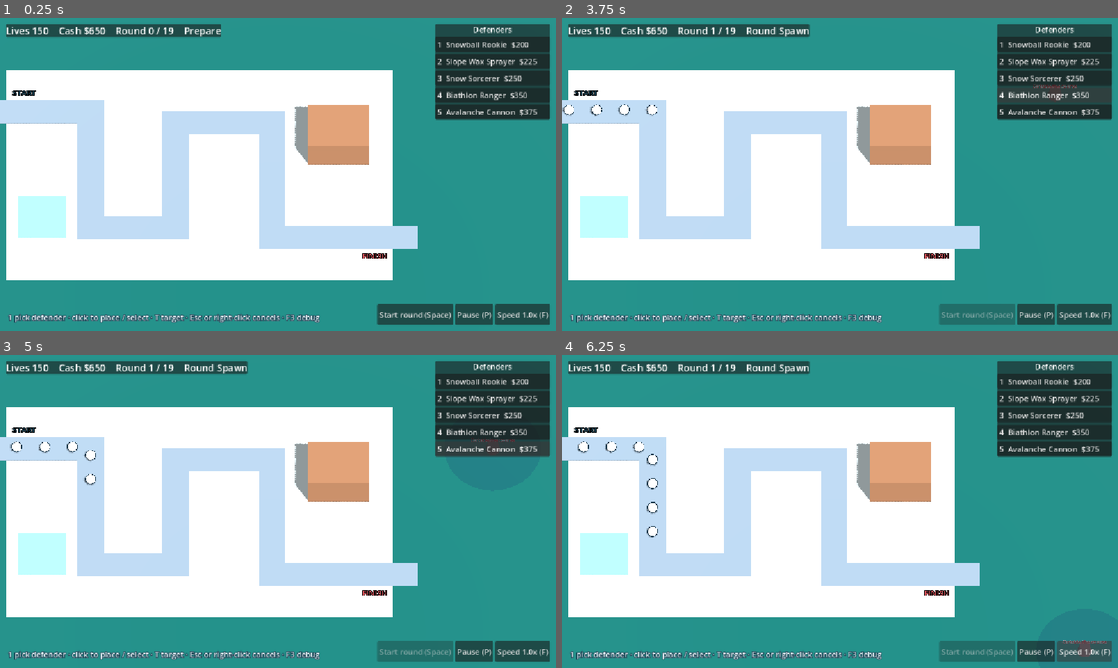
Above: before the commit, frames 1-4 (two rows, left to right).
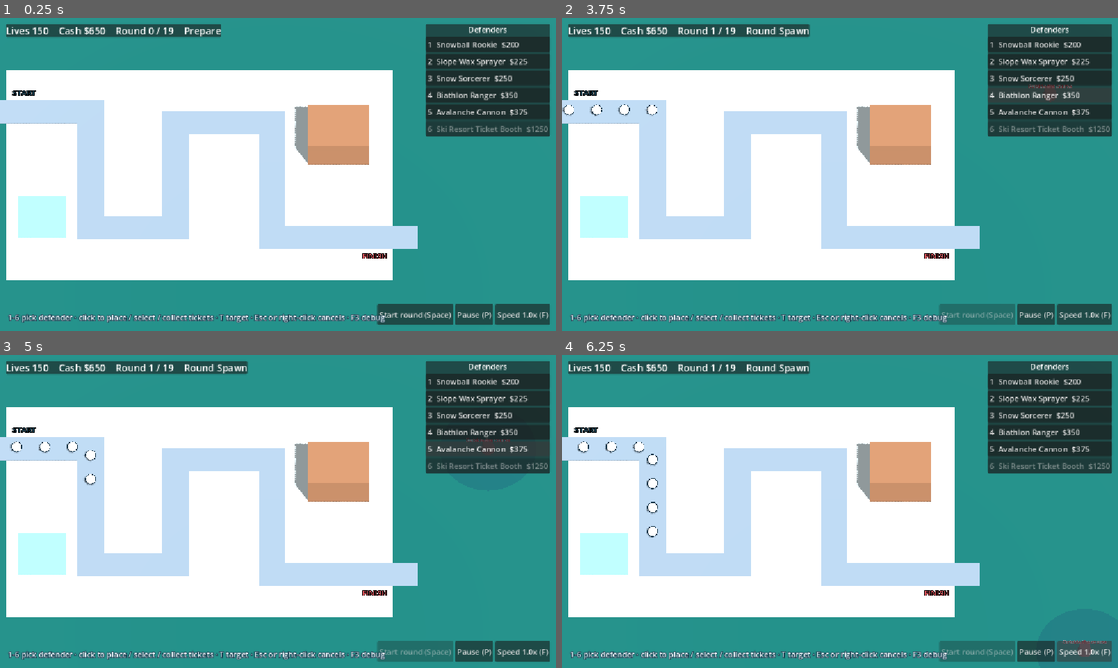
Above: after the commit, the same moments.

Repository: quentin-drucker/Claus-for-Alarm
Game: Godot game, scene res://scenes/main/match.tscn
The game is run twice, just before and just after one commit, with the same random seed, the same clock (stepped at 60 frames per second) and the same inputs.
Inputs:
- Up to frame 1 (0.25 s): no input
- Up to frame 2 (3.75 s): click "Start round (Space)" at 0.5 s; click "1 Snowball Rookie $200" at 1.25 s; click "2 Slope Wax Sprayer $225" at 2 s; click "3 Snow Sorcerer $250" at 2.75 s; click "4 Biathlon Ranger $350" at 3.5 s
- Up to frame 3 (5 s): click "5 Avalanche Cannon $375" at 4.25 s
- Up to frame 4 (6.25 s): click "Speed 1.0x (F)" at 5 s; click "Speed 2.0x (F)" at 5.75 s

The runs differ from the first frame. In frame 1, 4.0% of the frame differs, in the area x 2-99%, y 2-98%; in frame 2, 4.1%; in frame 3, 4.1%; in frame 4, 4.0%.

Commit message:
P08-T06/T07/T10: Ski Resort Ticket Booth - 4 pickups x $20 per round, click to collect, 15 s expiry, no targeting; all six towers in the shop; verified footprints (Sniper/Glue 6, Farm 15); M-10 base-stat report

Diff:
--- a/resources/heroes/camel_claus.tres
+++ b/resources/heroes/camel_claus.tres
@@ -15,9 +15,9 @@
 "projectile_count": "VERIFIED_SOURCE",
 "projectile_lifetime_s": "PROTOTYPE_ASSUMPTION",
 "projectile_speed_units": "PROTOTYPE_ASSUMPTION",
-"slow_factor": "NOT_APPLICABLE",
 "radius_units": "NOT_APPLICABLE",
-"slow_duration_s": "NOT_APPLICABLE"
+"slow_duration_s": "NOT_APPLICABLE",
+"slow_factor": "NOT_APPLICABLE"
 })
 
 [resource]
--- a/resources/towers/biathlon_ranger.tres
+++ b/resources/towers/biathlon_ranger.tres
@@ -236,10 +236,10 @@
 source_url = "https://teemo.dev/game-design/bloons-td-6/wiki/towers/sniper-monkey/"
 status = Dictionary[String, String]({
 "cash_per_pickup": "NOT_APPLICABLE",
-"footprint_units": "PROTOTYPE_ASSUMPTION",
+"footprint_units": "VERIFIED_SOURCE",
 "pickup_lifetime_s": "NOT_APPLICABLE",
 "pickups_per_round": "NOT_APPLICABLE",
 "price": "VERIFIED_SOURCE",
 "range_units": "NOT_APPLICABLE"
 })
-notes = "Base kit: M-10 (v56). footprint 6 copied from Dart; own footprint unverified. Global targeting with line of sight."
+notes = "Base kit: M-10 (v56). Footprint radius from the source page. Global targeting with line of sight."
--- a/resources/towers/ski_resort_ticket_booth.tres
+++ b/resources/towers/ski_resort_ticket_booth.tres
@@ -212,6 +212,7 @@
 source_tower = "Banana Farm"
 price = 1250
 upgrades = Array[ExtResource("3_ggmou")]([SubResource("Resource_080va"), SubResource("Resource_0tjqv"), SubResource("Re …(388 unchanged characters)…
+footprint_units = 15.0
 pickups_per_round = 4
 cash_per_pickup = 20
 pickup_lifetime_s = 15.0
@@ -219,10 +220,10 @@
 source_url = "https://teemo.dev/game-design/bloons-td-6/wiki/towers/banana-farm/"
 status = Dictionary[String, String]({
 "cash_per_pickup": "VERIFIED_SOURCE",
-"footprint_units": "PROTOTYPE_ASSUMPTION",
+"footprint_units": "VERIFIED_SOURCE",
 "pickup_lifetime_s": "VERIFIED_SOURCE",
 "pickups_per_round": "VERIFIED_SOURCE",
 "price": "VERIFIED_SOURCE",
 "range_units": "NOT_APPLICABLE"
 })
-notes = "Base kit: M-10 (v56). No attack. 4 pickups x $20 per round; pickups rot after 15 s (Long Life Bananas page: 'instead of 15')."
+notes = "Base kit: M-10 (v56). Footprint radius 15 from the source page. No attack. 4 pickups x $20 per round; pickups rot after 15 s (Long Life Bananas page: 'instead of 15')."
--- a/resources/towers/slope_wax_sprayer.tres
+++ b/resources/towers/slope_wax_sprayer.tres
@@ -238,10 +238,10 @@
 source_url = "https://teemo.dev/game-design/bloons-td-6/wiki/towers/glue-gunner/"
 status = Dictionary[String, String]({
 "cash_per_pickup": "NOT_APPLICABLE",
-"footprint_units": "PROTOTYPE_ASSUMPTION",
+"footprint_units": "VERIFIED_SOURCE",
 "pickup_lifetime_s": "NOT_APPLICABLE",
 "pickups_per_round": "NOT_APPLICABLE",
 "price": "VERIFIED_SOURCE",
 "range_units": "VERIFIED_SOURCE"
 })
-notes = "Base kit: M-10 (v56). footprint 6 copied from Dart; own footprint unverified. Wax slow duration not yet in data (GAP, needed at P06)."
+notes = "Base kit: M-10 (v56). Footprint radius from the source page. Wax duration 11 s is a PROTOTYPE_ASSUMPTION (not on the source page)."
--- a/scenes/main/match.gd
+++ b/scenes/main/match.gd
@@ -24,10 +24,11 @@
 ## Contact radius of a snowball for projectile hits (snowball mesh radius, metres).
 ## ponytail: one size for all five basic layers; per-type size when large specials arrive (P11).
 const HIT_RADIUS_M: float = 0.4
-## ponytail: only the Snowball Rookie attacks until P08 implements the other five base kits.
-const ARMED_TOWERS: Array[StringName] = [&"snowball_rookie", &"avalanche_cannon", &"biathlon_ranger", &"slope_wax_sprayer", &"snow_sorcerer"]
 const SHOT_MESH: SphereMesh = preload("res://scenes/main/shot_mesh.tres")
 const BURST_COLOR: Color = Color(1.0, 0.85, 0.6, 0.45)
+const PICKUP_COLOR: Color = Color("f9c96d")
+## Click distance that collects a ticket pickup (metres).
+const PICKUP_RADIUS_M: float = 0.6
 
 
 ## One flying projectile (simulation state; `node` is its placeholder visual).
@@ -42,6 +43,14 @@
 	## Entity ids already hit: a snowball keeps its id when a layer breaks, so one shot never hits it twice.
 	var hit: Dictionary[int, bool] = {}
 
+## One uncollected ticket pickup (simulation state; `node` is its placeholder visual).
+class Pickup:
+	var node: MeshInstance3D
+	var pos: Vector3
+	var value: int
+	var life: float
+	var source_id: int
+
 var state: State = State.BOOT
 ## Index of the current (or last finished) round in Content.rounds; -1 before round 1.
 var round_index: int = -1
@@ -53,12 +62,17 @@
 ## Live snowballs in spawn order (authoritative; nodes are freed after removal from this list).
 var snowballs: Array[Node3D] = []
 var shots: Array[Shot] = []
+## Ticket Booth income lying on the ground until collected or expired.
+var pickups: Array[Pickup] = []
 ## Tower type being placed (null = not placing).
 var placing: TowerDefinition
 var selected: Node3D
 var _next_id: int = 1
 var _schedule: Array = []
 var _spawn_cursor: int = 0
+## This round's ticket drops: [round time, booth, index], by time.
+var _drops: Array = []
+var _drop_cursor: int = 0
 var _round_time: float = 0.0
 var _shots_root: Node3D = Node3D.new()
 
@@ -75,7 +89,7 @@
 	clock.ticked.connect(_on_tick)
 	ledger = EconomyLedger.new(Content.rules.start_cash)
 	lives = Content.rules.start_lives
-	shop.assign(Content.towers.filter(func(t: TowerDefinition) -> bool: return t.id in ARMED_TOWERS))
+	shop.assign(Content.towers)
 	shop.sort_custom(func(a: TowerDefinition, b: TowerDefinition) -> bool: return a.price < b.price)
 	ghost.visible = false
 	_shots_root.name = "Shots"
@@ -121,7 +135,7 @@
 			if placing:
 				if try_place(placing, Vector2(hit.x, hit.z)):
 					cancel()
-			else:
+			elif not collect_at(hit):
 				select(tower_at(Vector2(hit.x, hit.z)))
 
 
@@ -142,6 +156,7 @@
 	_schedule = Content.rounds[round_index].schedule()
 	_spawn_cursor = 0
 	_round_time = 0.0
+	_plan_drops()
 	_set_state(State.ROUND_SPAWN)
 	Events.send(&"round_started", 0, 0, round_index + 1)
 	return true
@@ -181,6 +196,14 @@
 		while _spawn_cursor < _schedule.size() and _schedule[_spawn_cursor][0] <= _round_time + 1e-6:
 			_spawn(_schedule[_spawn_cursor][1])
 			_spawn_cursor += 1
+		while _drop_cursor < _drops.size() and _drops[_drop_cursor][0] <= _round_time + 1e-6:
+			_drop_pickup(_drops[_drop_cursor][1], _drops[_drop_cursor][2])
+			_drop_cursor += 1
+	for pickup: Pickup in pickups.duplicate():
+		pickup.life -= dt
+		if pickup.life <= 0.0:
+			_remove_pickup(pickup)
+			Events.send(&"pickup_expired", pickup.source_id, 0, pickup.value, pickup.pos)
 	for snowball: Node3D in snowballs.duplicate():
 		snowball.distance += snowball.current_speed() * GameDefinition.UNIT_M * dt
 		snowball.slow_left -= dt
@@ -401,6 +424,67 @@
 	changed.emit()
 
 
+# --- Ticket Booth income (P08-T06). ---
+
+## Each booth drops its pickups evenly over the round's spawn time.
+## ponytail: even spacing is a PROTOTYPE_ASSUMPTION; the source pages give no in-round timing.
+func _plan_drops() -> void:
+	_drops.clear()
+	_drop_cursor = 0
+	var duration: float = _schedule[-1][0] if not _schedule.is_empty() else 0.0
+	for tower: Node3D in towers_root.get_children():
+		for k: int in tower.pickups_per_round:
+			_drops.append([duration * (k + 0.5) / tower.pickups_per_round, tower, k])
+	_drops.sort_custom(func(a: Array, b: Array) -> bool: return a[0] < b[0] or (a[0] == b[0] and a[1].entity_id < b[1].entity_id))
+
+
+func _drop_pickup(booth: Node3D, k: int) -> void:
+	if not is_instance_valid(booth) or booth.get_parent() != towers_root:
+		return  # sold this round
+	var pickup: Pickup = Pickup.new()
+	var offset: float = booth.footprint().z + 0.3
+	pickup.pos = booth.position + Vector3(cos(k * 2.4), 0.0, sin(k * 2.4)) * offset
+	pickup.value = booth.cash_per_pickup
+	pickup.life = booth.pickup_lifetime_s
+	pickup.source_id = booth.entity_id
+	pickup.node = MeshInstance3D.new()
+	var box: BoxMesh = BoxMesh.new()
+	box.size = Vector3(0.35, 0.2, 0.35)
+	var material: StandardMaterial3D = StandardMaterial3D.new()
+	material.albedo_color = PICKUP_COLOR
+	material.emission_enabled = true
+	material.emission = PICKUP_COLOR * 0.4
+	box.material = material
+	pickup.node.mesh = box
+	pickup.node.position = pickup.pos + Vector3.UP * 0.15
+	_shots_root.add_child(pickup.node)
+	pickups.append(pickup)
+	Events.send(&"pickup_spawned", booth.entity_id, 0, pickup.value, pickup.pos)
+
+
+## Collects the pickup nearest to `point` within reach. Returns whether one was collected.
+func collect_at(point: Vector3) -> bool:
+	for pickup: Pickup in pickups:
+		if Vector2(pickup.pos.x - point.x, pickup.pos.z - point.z).length() <= PICKUP_RADIUS_M:
+			collect(pickup)
+			return true
+	return false
+
+
+func collect(pickup: Pickup) -> void:
+	if is_over() or pickup not in pickups:
+		return
+	ledger.credit(clock.tick, pickup.value, &"ticket_income", pickup.source_id)
+	_remove_pickup(pickup)
+	Events.send(&"income_collected", pickup.source_id, 0, pickup.value, pickup.pos)
+	changed.emit()
+
+
+func _remove_pickup(pickup: Pickup) -> void:
+	pickups.erase(pickup)
+	pickup.node.queue_free()
+
+
 # --- Placement and selection (P03). ---
 
 ## Cursor ray on the ground plane (Vector3) or null when it misses.
--- a/scenes/main/shot_mesh.tres
+++ b/scenes/main/shot_mesh.tres
@@ -1,4 +1,4 @@
-[gd_resource type="SphereMesh" load_steps=2 format=3]
+[gd_resource type="SphereMesh" format=3 uid="uid://uqkiwquj7tl4"]
 
 [sub_resource type="StandardMaterial3D" id="StandardMaterial3D_shot"]
 shading_mode = 0
--- a/scenes/ui/match_hud.tscn
+++ b/scenes/ui/match_hud.tscn
@@ -118,7 +118,7 @@
 theme_override_colors/font_color = Color(0.90588236, 0.95686275, 0.972549, 1)
 theme_override_colors/font_outline_color = Color(0.09019608, 0.23529412, 0.30588236, 1)
 theme_override_constants/outline_size = 6
-text = "1 pick defender · click to place / select · T target · Esc or right-click cancels · F3 debug"
+text = "1-6 pick defender · click to place / select / collect tickets · T target · Esc or right-click cancels · F3 debug"
 
 [node name="Overlay" type="ColorRect" parent="." unique_id=1225822617]
 unique_name_in_owner = true
--- a/scripts/core/events.gd
+++ b/scripts/core/events.gd
@@ -7,7 +7,7 @@
 	"tower_placed", "tower_sold", "purchase_failed", "tower_upgraded", "target_changed", "attack_fired",
 	"enemy_spawned", "enemy_hit", "enemy_immune", "layer_broken", "enemy_split", "enemy_leaked",
 	"status_applied", "ability_ready", "ability_used", "hero_level_up", "round_started", "round_complete",
-	"income_collected", "match_won", "match_lost"]
+	"income_collected", "pickup_spawned", "pickup_expired", "match_won", "match_lost"]
 
 ## Simulation tick stamped on events; the running match updates it every tick.
 var tick: int = 0
--- a/tests/test_towers.gd
+++ b/tests/test_towers.gd
@@ -28,6 +28,8 @@
 	_test_ranger()
 	_test_wax()
 	_test_sorcerer()
+	_test_booth()
+	_test_base_report()
 	print("test_towers: %s" % ("PASS" if _failures == 0 else "%d FAILURES" % _failures))
 	quit(1 if _failures > 0 else 0)
 
@@ -207,3 +209,82 @@
 	m.damage_snowball(immune, 1, &"sharp", 1)
 	_check(immune.def.id == &"powder", "other damage types still work on an energy-immune layer")
 	m.free()
+
+
+## P08-T06: no targeting; 4 pickups x $20 per round, spread over the round; collected pickups pay once into
+## the ledger as ticket_income; uncollected ones expire after 15 s and pay nothing; a sold booth drops no more.
+func _test_booth() -> void:
+	var booth: Resource = content.get_tower(&"ski_resort_ticket_booth")
+	_check(booth.attacks.is_empty() and booth.pickups_per_round == 4 and booth.cash_per_pickup == 20
+			and booth.pickup_lifetime_s == 15.0, "booth data")
+	var m: Node3D = _new_match()
+	m.ledger.credit(0, 2000, &"test", 0)
+	var t: Node3D = m.try_place(booth, Vector2(12.0, 1.5))
+	_check(t != null, "booth placed in the open")
+	_events.clear()
+	var times: Array[int] = []
+	m.start_round()
+	while m.state == m.State.ROUND_SPAWN or m.state == m.State.ROUND_CLEANUP:
+		var before: int = m.pickups.size()
+		m.clock.advance(STEP)
+		if m.pickups.size() > before:
+			times.append(m.clock.tick)
+		if m.pickups.size() == 2 and _cash(m, &"ticket_income") == 0:
+			m.collect(m.pickups[0])
+			m.collect_at(m.pickups[0].pos)  # click on the ground beside it
+	_check(times.size() == 4 and times[3] - times[0] > 60, "4 drops spread over the round (ticks %s)" % [times])
+	_check(_cash(m, &"ticket_income") == 40, "2 collected = $40 (got %d)" % _cash(m, &"ticket_income"))
+	_check(not _events.any(func(e: RefCounted) -> bool: return e.type == &"attack_fired"), "booth never attacks")
+	_sim(m, 16.0)
+	_check(m.pickups.is_empty() and _cash(m, &"ticket_income") == 40, "uncollected pickups expire unpaid")
+	var expired: int = _events.filter(func(e: RefCounted) -> bool: return e.type == &"pickup_expired").size()
+	_check(expired == 2, "2 expired events (got %d)" % expired)
+	m.start_round()
+	_sim(m, 0.1)
+	m.sell(t)
+	while m.state == m.State.ROUND_SPAWN or m.state == m.State.ROUND_CLEANUP:
+		m.clock.advance(STEP)
+	var dropped: int = _events.filter(func(e: RefCounted) -> bool: return e.type == &"pickup_spawned").size()
+	_check(dropped <= 5, "sold booth stops dropping (total drops %d)" % dropped)
+	m.free()
+
+
+## P08-T10: base stats vs HYB-M M-10 (v56 Medium) for all six, with provenance; writes the comparison report.
+func _test_base_report() -> void:
+	# id: [price, range (0 = global/none), interval, damage, pierce, extra]
+	var expected: Dictionary = {
+		&"snowball_rookie": [200, 32.0, 0.95, 1, 2, ""],
+		&"avalanche_cannon": [375, 40.0, 1.5, 0, 1, "blast dmg 1 pierce 22"],
+		&"biathlon_ranger": [350, 0.0, 1.59, 2, 1, "global LOS"],
+		&"slope_wax_sprayer": [225, 46.0, 1.0, 0, 1, "slow 0.5"],
+		&"snow_sorcerer": [250, 40.0, 1.1, 1, 3, "energy"],
+		&"ski_resort_ticket_booth": [1250, 0.0, 0.0, 0, 0, "4 x $20 / round"],
+	}
+	var lines: PackedStringArray = ["P08-T10 base kit vs M-10 (v56 Medium). Provenance per field from the .tres status.",
+			"id                       price  range  interval  dmg  pierce  extra                 footprint  match"]
+	_check(content.towers.size() == 6, "exactly the six initial towers (no excluded families)")
+	for t: Resource in content.towers:
+		var e: Array = expected[t.id]
+		var a: Resource = t.attacks[0] if not t.attacks.is_empty() else null
+		var got: Array = [t.price, t.range_units, a.interval_s if a else 0.0, a.damage if a else 0, a.pierce if a else 0]
+		var extra: String = ""
+		match t.id:
+			&"avalanche_cannon":
+				extra = "blast dmg %d pierce %d" % [a.on_contact[0].damage, a.on_contact[0].pierce]
+			&"biathlon_ranger":
+				extra = "global LOS" if t.global_range else "RADIUS"
+			&"slope_wax_sprayer":
+				extra = "slow %s" % a.slow_factor
+			&"snow_sorcerer":
+				extra = String(a.damage_type)
+			&"ski_resort_ticket_booth":
+				extra = "%d x $%d / round" % [t.pickups_per_round, t.cash_per_pickup]
+		var ok: bool = got == e.slice(0, 5) and extra == e[5]
+		_check(ok, "%s base kit matches M-10: %s %s" % [t.id, got, extra])
+		lines.append("%-24s %5d  %5.1f  %8.2f  %3d  %6d  %-21s %5.1f %s  %s" % [t.id, t.price, t.range_units,
+				got[2], got[3], got[4], extra, t.footprint_units, t.status.footprint_units.left(4), "OK" if ok else "DIFF"])
+	lines.append("Assumptions (PROTOTYPE_ASSUMPTION): projectile speed/lifetime (all), Cannon blast radius 18,")
+	lines.append("Wax duration 11 s, Cannon/Sorcerer footprint 6, Booth drop timing (even over the round).")
+	FileAccess.open("res://docs/logs/evidence/p08_base_stats.txt", FileAccess.WRITE).store_string("
+".join(lines) + "
+")
Not shown, changed: docs/logs/evidence/p02_status_report.txt
Not shown, added: docs/logs/evidence/p08_base_stats.txt
Binary file added: docs/logs/evidence/p08_editor_shop_round1.png
